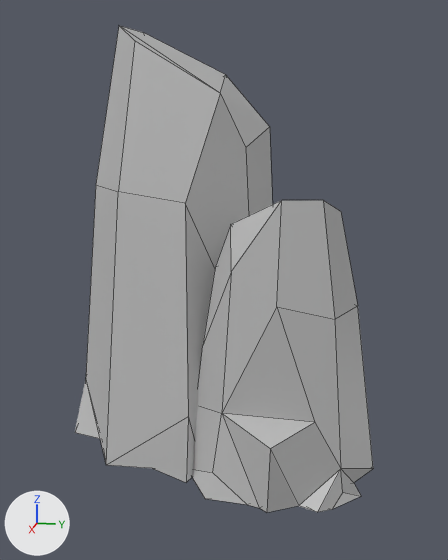
One commit to the FBX model Proyecto-Desarrollo3/Assets/FBX/Cosas que no se que son/Lapidas Rocas.fbx: the scene before it, then after it.
Both versions are drawn from a 50 mm camera at (0.1966, 0.0487, 0.1021) aimed at (0.0067, 0.0107, 0.0546). Every picture has the same lights, and +X, +Y and +Z are marked at lower left. Mesh edges are drawn as thin lines.

The scene before the commit, as lines of its bpy script (objects in view):
```python
me_mesh = bpy.data.meshes.new('Mesh')
me_mesh.from_pydata(...)  # 46 vertices, 54 faces; spans x -5.39..3.75, y 0.0..13.35, z -3.06..4.49
me_mesh.materials.append(mat_lambert1)  # grey #bcbcbc
me_mesh_001 = bpy.data.meshes.new('Mesh.001')
me_mesh_001.from_pydata(...)  # 46 vertices, 54 faces; spans x -5.39..3.75, y 0.0..13.35, z -3.06..4.49
me_mesh_001.materials.append(mat_lambert1)  # grey #bcbcbc
ob_roca_01 = bpy.data.objects.new('Roca_01', me_mesh_001)
ob_roca_01.parent = ob_lapidas_rocas
ob_roca_01.location = (0.0, 0.0, 0.0)
ob_roca_02 = bpy.data.objects.new('Roca_02', me_mesh)
ob_roca_02.parent = ob_lapidas_rocas
ob_roca_02.location = (1.734, 0.0, -3.539)
ob_roca_02.rotation_euler = (0.0, 2.094, 0.0)  # degrees (0, 120, 0)
ob_roca_02.scale = (0.627, 0.627, 0.627)
```
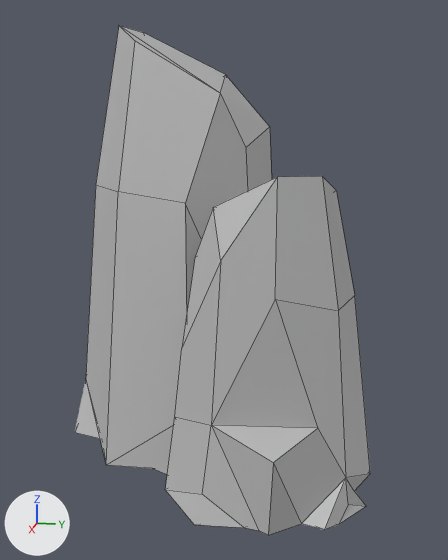
Pixel boxes [x1, y1, x2, y2] of what changed, in the pictures (448 x 560 px):
'Roca_02', moved, turned, rescaled: before [192, 200, 373, 512]; after [165, 176, 370, 535]

Edits to the bpy script that builds the scene:
```text
Change ob_roca_02:
    ob_roca_02.location: (1.734, 0.0, -3.539) -> (2.908, 0.292, -3.301)
    ob_roca_02.rotation_euler: (0.0, 2.094, 0.0) -> (0.0, 2.242, 0.0)  # degrees (0, 120, 0) -> degrees (0, 128, 0)
    ob_roca_02.scale: (0.627, 0.627, 0.627) -> (0.658, 0.658, 0.658)
```
